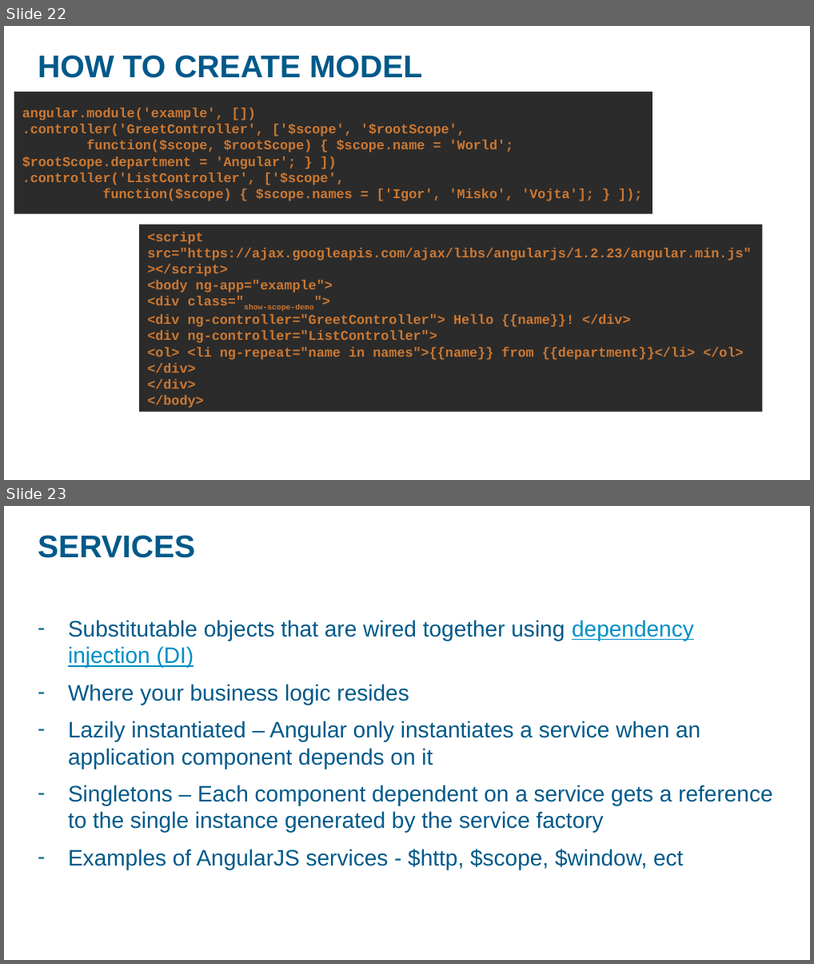
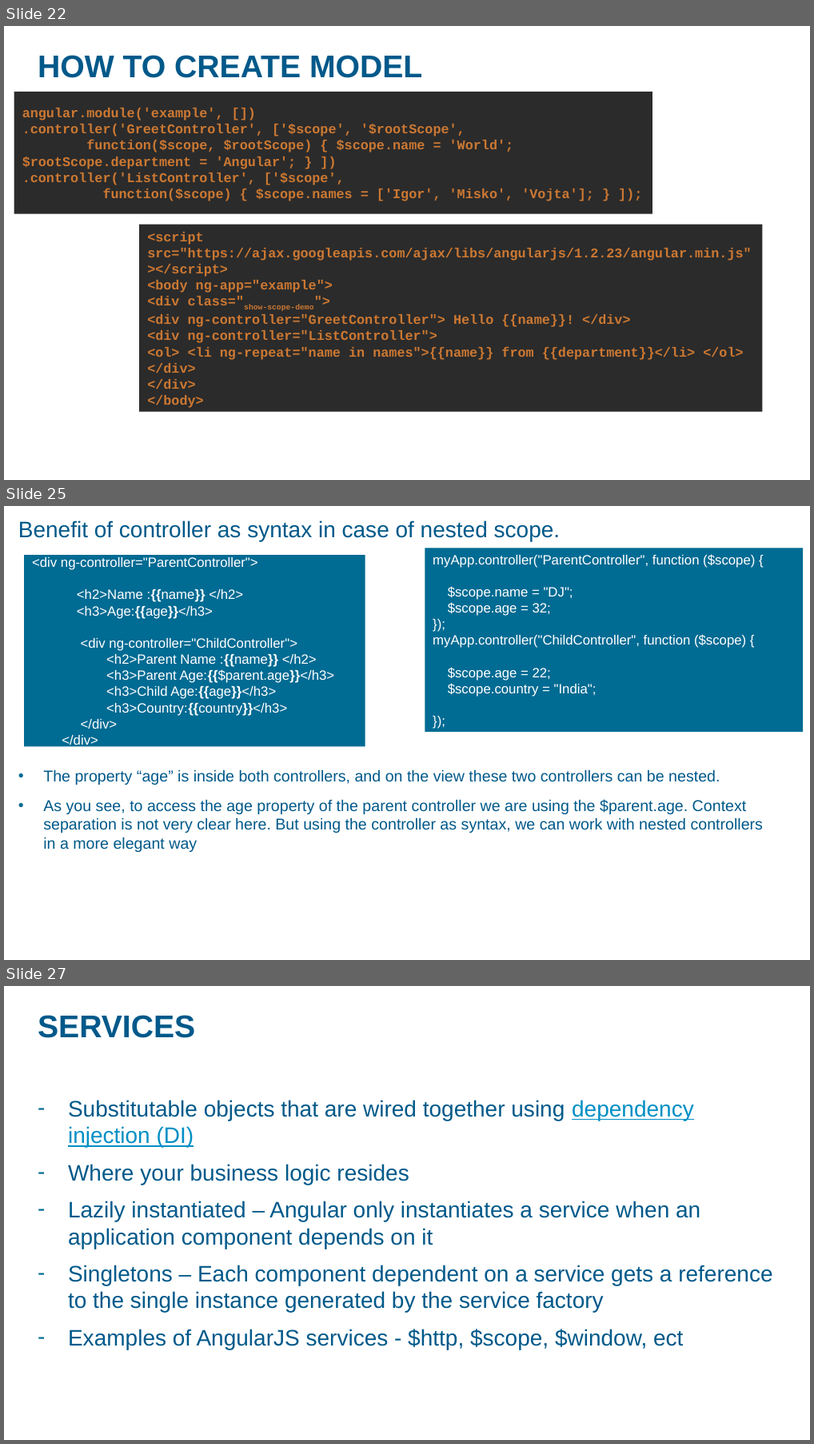
Before and after one commit to ashok07iet/angular-sample-code, a slide deck: doc/AngularJS.pptx. Shown one above the other, each under a label of ours: slides 22 and 23 before the commit, slides 22, 25 and 27 after it; the slides between them are not shown. The pictures are 814x964 and 814x1444 pixels, drawn with LibreOffice and Linux fonts; fonts in the diff are those of the drawing; background and template pictures are left out. Boxes give left, top, right and bottom in pixels: in the first picture for what was removed or moved away, otherwise in the second. Text is boxed around its words. In the diff, an @@ line names an element or a change of style, - is before the commit and + after.

```diff
--- a/doc/AngularJS.pptx
+++ b/doc/AngularJS.pptx
@@ slide 25 added at (4, 506, 810, 960), background picture (left out) @@
@@ text added at (18, 520, 763, 852), 14 pt, text #00598A @@
+Benefit of controller as syntax in case of nested scope.
+• The property “age” is inside both controllers, and on the view these two controllers can be nested.
+• As you see, to access the age property of the parent controller we are using the $parent.age. Context separation is not very clear here. But using the controller as syntax, we can work with nested controllers in a more elegant way
@@ rectangle added at (425, 548, 803, 732), fill #006B93, 12 pt, text #FFFFFF @@
+myApp.controller("ParentController", function ($scope) {
+$scope.name = "DJ";
+$scope.age = 32;
+});
+myApp.controller("ChildController", function ($scope) {
+$scope.age = 22;
+$scope.country = "India";
+});
@@ rectangle added at (24, 555, 366, 747), fill #006B93, 12 pt, text #FFFFFF @@
+<div ng-controller="ParentController">
+<h2>Name :{{name}} </h2>
+<h3>Age:{{age}}</h3>
+<div ng-controller="ChildController">
+<h2>Parent Name :{{name}} </h2>
+<h3>Parent Age:{{$parent.age}}</h3>
+<h3>Child Age:{{age}}</h3>
+<h3>Country:{{country}}</h3>
+</div>
+</div>
@@ what was slide 23 is now slide 27 @@
```
Also in this commit, not shown: 3 slides changed, 7 other slides added, 24 other files.
